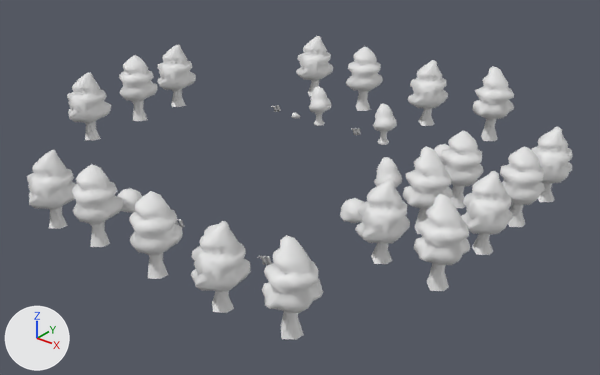
Renders of the FBX model Assets/FBX/bg_objects.fbx from each side of a commit.
One viewpoint serves both versions: a 50 mm lens placed at (167.3, -190.1, 115.9), pointed at (12.8, 3.0, -3.9). Every picture has the same lights, and +X, +Y and +Z are marked at lower left.

Script lines for the objects in view, before the commit:
```python
me_sphere_043 = bpy.data.meshes.new('Sphere.043')
me_sphere_043.from_pydata(...)  # 218 vertices, 414 faces; spans x -3.6..4.64, y -4.68..4.73, z 0.0..14.78
me_sphere_046 = bpy.data.meshes.new('Sphere.046')
me_sphere_046.from_pydata(...)  # 192 vertices, 369 faces; spans x -6.8..6.4, y -6.5..8.0, z -0.8..24.5
me_sphere_047 = bpy.data.meshes.new('Sphere.047')
me_sphere_047.from_pydata(...)  # 193 vertices, 371 faces; spans x -7.0..6.4, y -7.6..8.1, z -0.9..23.9
ob_small_tree_001 = bpy.data.objects.new('small_tree.001', me_sphere_043)
ob_small_tree_001.location = (17.8, 44.5, -0.2)
ob_small_tree_002 = bpy.data.objects.new('small_tree.002', me_sphere_043)
ob_small_tree_002.location = (-11.5, 44.7, -0.2)
ob_small_tree_512 = bpy.data.objects.new('small_tree.512', me_sphere_043)
ob_small_tree_512.location = (44.5, 5.8, -0.2)
ob_tree_001 = bpy.data.objects.new('tree.001', me_sphere_046)
ob_tree_001.location = (78.8, 26.1, -4.4)
ob_tree_002_512_003 = bpy.data.objects.new('tree_002_512.003', me_sphere_047)
ob_tree_002_512_003.location = (20.5, 70.5, 0.5)
ob_tree_003 = bpy.data.objects.new('tree.003', me_sphere_046)
ob_tree_003.location = (-68.2, 5.5, 0.4)
ob_tree_004 = bpy.data.objects.new('tree.004', me_sphere_046)
ob_tree_004.location = (13.3, -60.8, -5.8)
ob_tree_005 = bpy.data.objects.new('tree.005', me_sphere_046)
ob_tree_005.location = (-12.9, -59.6, -5.8)
ob_tree_512 = bpy.data.objects.new('tree.512', me_sphere_046)
ob_tree_512.location = (58.7, 25.9, -4.4)
# also in view: 'tree_001_512.003' at (59.5, -58.9, 6.9); 'tree_002_512.006' at (-67.8, -17.6, 11.8); 'tree.002' at (-7.8, 69.2, 12.2); 'tree_002_512' at (58.5, -17.1, 7.1); 'bush.512' at (43.6, -10.0, 3.1)
```
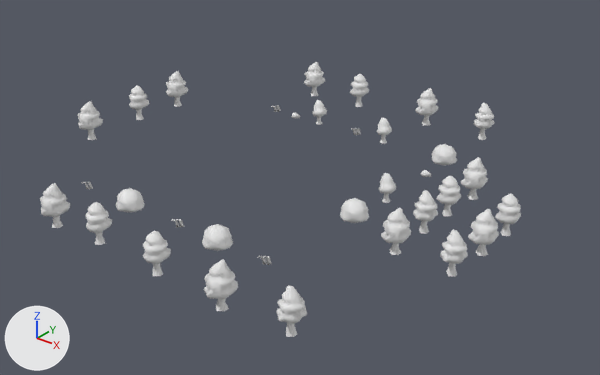
Commit message: small tree

What differs and where, as boxes [x1, y1, x2, y2] in the pictures (600 x 375 px; the box of a moved part takes in the faces that stretch with it):
'tree_001_512.003', mesh rescaled (50% narrower, 50% shorter)
    before: [262, 235, 323, 340]
    after: [277, 285, 307, 337]
'tree_002_512.007', mesh rescaled (43% narrower, 43% shorter)
    before: [191, 221, 251, 313]
    after: [204, 259, 238, 311]
'tree_001_512.001', mesh rescaled, moved (49% narrower, 50% shorter)
    before: [414, 194, 470, 291]
    after: [440, 229, 468, 277]
'tree_002_512', mesh rescaled, moved (45% narrower, 44% shorter)
    before: [355, 179, 410, 264]
    after: [381, 208, 411, 255]
'tree.004', mesh rescaled (47% narrower, 48% shorter)
    before: [129, 191, 183, 279]
    after: [143, 231, 171, 276]
'tree_002_512.001', mesh rescaled, moved (38% narrower, 44% shorter)
    before: [461, 171, 512, 255]
    after: [468, 209, 499, 256]
'tree.005', mesh rescaled (46% narrower, 48% shorter)
    before: [72, 164, 123, 247]
    after: [85, 202, 112, 245]
'tree.001', mesh rescaled, moved
    before: [500, 146, 544, 227]
    after: [495, 194, 521, 236]
'tree_002_512.008', mesh rescaled (38% narrower, 43% shorter)
    before: [27, 150, 76, 229]
    after: [40, 183, 70, 228]
'tree_002_512.002', mesh rescaled, moved
    before: [531, 127, 573, 202]
    after: [461, 157, 488, 200]
'tree_001_512', mesh rescaled, moved (49% narrower, 49% shorter)
    before: [403, 146, 453, 234]
    after: [413, 190, 438, 234]
'tree.512', mesh rescaled, moved
    before: [441, 131, 484, 208]
    after: [436, 176, 461, 216]
'tree_001_512.002', mesh rescaled, moved (51% narrower, 50% shorter)
    before: [472, 66, 514, 141]
    after: [474, 103, 494, 140]
'tree_002_512.006', mesh rescaled (42% narrower, 42% shorter)
    before: [67, 72, 111, 140]
    after: [78, 101, 103, 140]
'tree_002_512.003', mesh rescaled (43% narrower, 43% shorter)
    before: [407, 60, 448, 126]
    after: [415, 88, 438, 125]
'tree.003', mesh rescaled (48% narrower, 48% shorter)
    before: [119, 55, 158, 121]
    after: [129, 86, 149, 120]
'tree_002_512.005', mesh rescaled (43% narrower, 41% shorter)
    before: [157, 45, 196, 107]
    after: [166, 71, 188, 107]
'tree.002', mesh rescaled, moved (47% narrower, 48% shorter)
    before: [346, 46, 383, 111]
    after: [350, 74, 369, 107]
'tree_002_512.004', mesh rescaled (42% narrower, 43% shorter)
    before: [296, 36, 333, 96]
    after: [304, 62, 325, 96]
'small_tree.512', mesh rescaled
    before: [374, 157, 402, 188]
    after: [378, 173, 396, 203]
'small_tree.001', mesh rescaled (36% narrower, 36% shorter)
    before: [373, 104, 397, 145]
    after: [377, 118, 392, 144]
'small_tree.002', mesh rescaled (33% narrower, 37% shorter)
    before: [309, 86, 332, 126]
    after: [312, 100, 327, 125]
part 1 of me_sphere_043, moved or reshaped
    before: [309, 86, 402, 188]
    after: [312, 100, 396, 203]
part 2 of me_sphere_046, moved or reshaped
    before: [72, 46, 544, 279]
    after: [85, 74, 521, 276]
part 3 of me_sphere_047, moved or reshaped
    before: [27, 36, 573, 313]
    after: [40, 62, 499, 311]
part 4 of me_sphere_045, moved or reshaped
    before: [262, 66, 514, 340]
    after: [277, 103, 494, 337]

Edits to the bpy script that builds the scene:
```text
Change me_sphere_045:
    where me_sphere_045.from_pydata(...)  # 191 vertices, 367 faces; spans x -7.4..6.7, y -7.6..8.0, z -1.4..25.8
    used by ob_tree_001_512; location = (58.7, 5.7, -4.4)
    me_sphere_045 part 4: the whole mesh is scaled about its middle by 0.507, then moved by (-0.1, 0.1, -6.7)
Change me_sphere_046:
    where me_sphere_046.from_pydata(...)  # 192 vertices, 369 faces; spans x -6.8..6.4, y -6.5..8.0, z -0.8..24.5
    used by ob_tree_005; location = (-12.9, -59.6, -5.8)
    me_sphere_046 part 2: the whole mesh is scaled about its middle by 0.531, then moved by (-0.1, -0.1, -5.8)
Change me_sphere_047:
    where me_sphere_047.from_pydata(...)  # 193 vertices, 371 faces; spans x -7.0..6.4, y -7.6..8.1, z -0.9..23.9
    used by ob_tree_002_512_007; location = (38.6, -61.4, -5.8)
    me_sphere_047 part 3: the whole mesh is scaled about its middle by 0.576, then moved by (-0.1, -0.1, -5.4)
Change me_sphere_043:
    where me_sphere_043.from_pydata(...)  # 218 vertices, 414 faces; spans x -3.6..4.64, y -4.68..4.73, z 0.0..14.78
    used by ob_small_tree_512; location = (44.5, 5.8, -0.2)
    me_sphere_043 part 1: the whole mesh is scaled about its middle by 0.639, then moved by (-0.18, -0.01, -2.56)
Change ob_tree_001_512:
    ob_tree_001_512.location: (58.7, 5.7, -4.4) -> (58.7, 5.7, -4.8)
Change ob_tree_002_512_001:
    ob_tree_002_512_001.location: (78.6, 5.1, -4.4) -> (78.6, 5.1, -5.2)
Change ob_tree_001_512_001:
    ob_tree_001_512_001.location: (77.7, -18.9, -4.4) -> (77.7, -11.1, -4.4)
Change ob_tree_002_512:
    ob_tree_002_512.location: (58.7, -17.4, -4.4) -> (58.7, -9.9, -5.2)
Change ob_tree_002:
    ob_tree_002.location: (-7.6, 68.5, 0.4) -> (-10.6, 70.1, 0.4)
Change ob_tree_001:
    ob_tree_001.location: (78.8, 26.1, -4.4) -> (78.8, 19.8, -5.5)
Change ob_tree_002_512_002:
    ob_tree_002_512_002.location: (78.8, 47.7, -4.4) -> (59.5, 35.4, -5.0)
Change ob_tree_512:
    ob_tree_512.location: (58.7, 25.9, -4.4) -> (58.7, 19.7, -5.4)
Change ob_tree_001_512_002:
    ob_tree_001_512_002.location: (46.0, 71.7, 0.9) -> (43.9, 70.3, 0.9)
```
